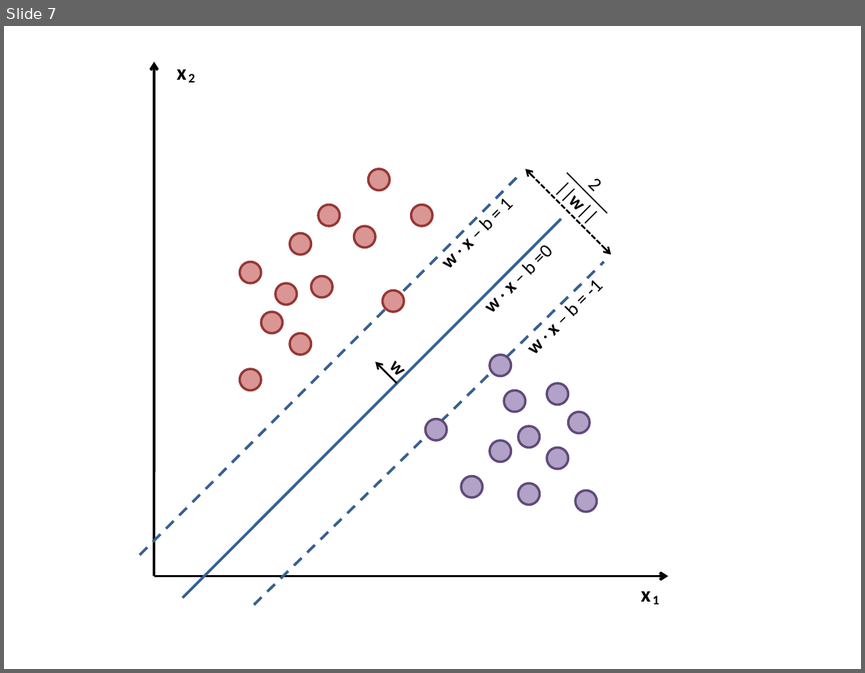
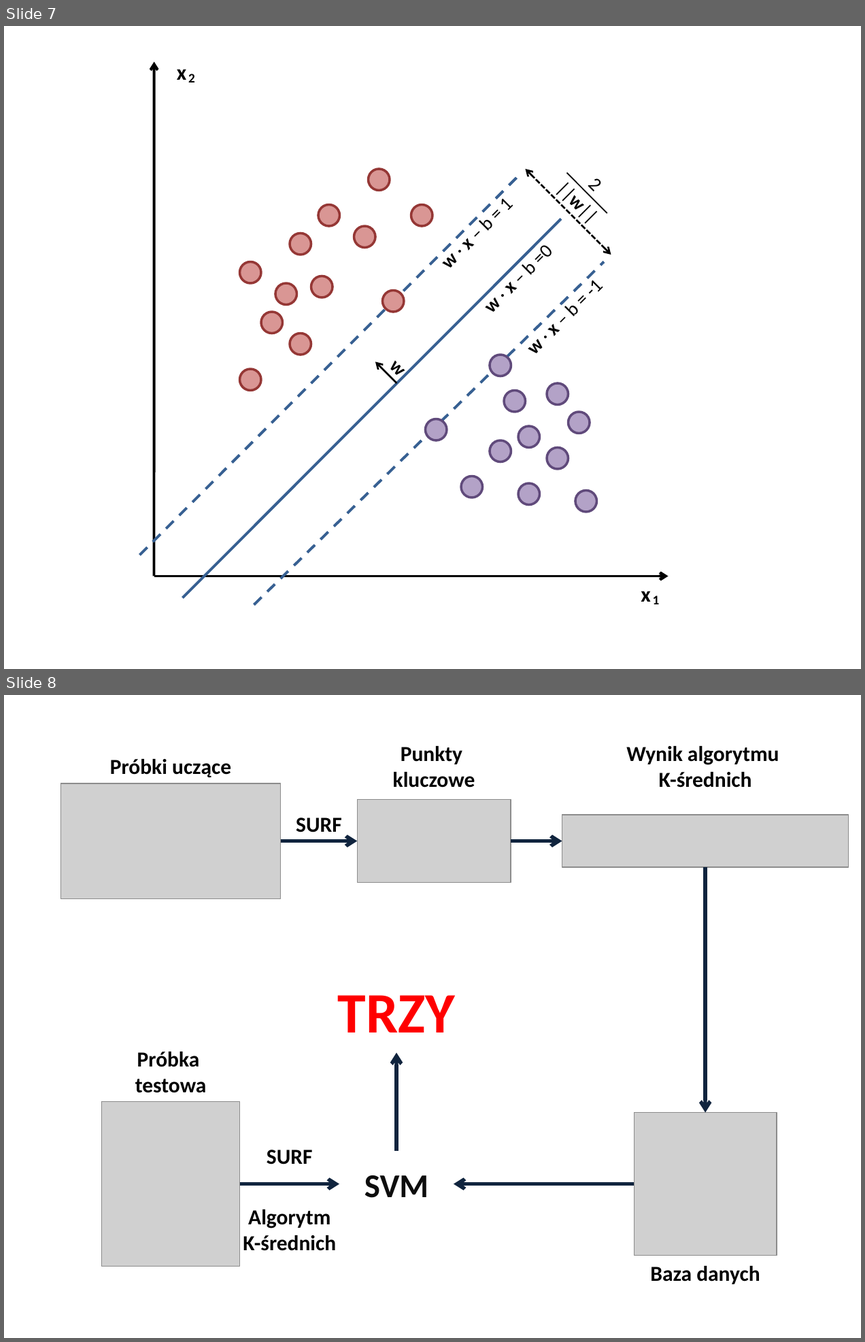
Before and after one commit to dobrzynskikam/Praca-Magisterska, a slide deck: Praca/PrezentacjaZawierajacaObrazyPracy.pptx. Shown one above the other, each under a label of ours: slide 7 before the commit, slides 7 and 8 after it. The pictures are 865x673 and 865x1342 pixels, drawn with LibreOffice and Linux fonts; fonts in the diff are those of the drawing; grey boxes stand for pictures. Boxes give left, top, right and bottom in pixels: in the first picture for what was removed or moved away, otherwise in the second. Text is boxed around its words. In the diff, an @@ line names an element or a change of style, - is before the commit and + after.

```diff
--- a/Praca/PrezentacjaZawierajacaObrazyPracy.pptx
+++ b/Praca/PrezentacjaZawierajacaObrazyPracy.pptx
@@ slide 8 added at [4,695,861,1338], background #FFFFFF @@
@@ group added at [60,746,848,1284]: 8 texts, 6 arrows, 5 pictures, 2 rectangles @@
+SVM
+TRZY
+SURF
+SURF
+Wynik algorytmu
+K-średnich
+Punkty
+kluczowe
+Baza danych
+Algorytm
+K-średnich
+Próbki uczące
+Próbka
+testowa
```
Also in this commit, not shown: 1 slide removed, 13 other files.
